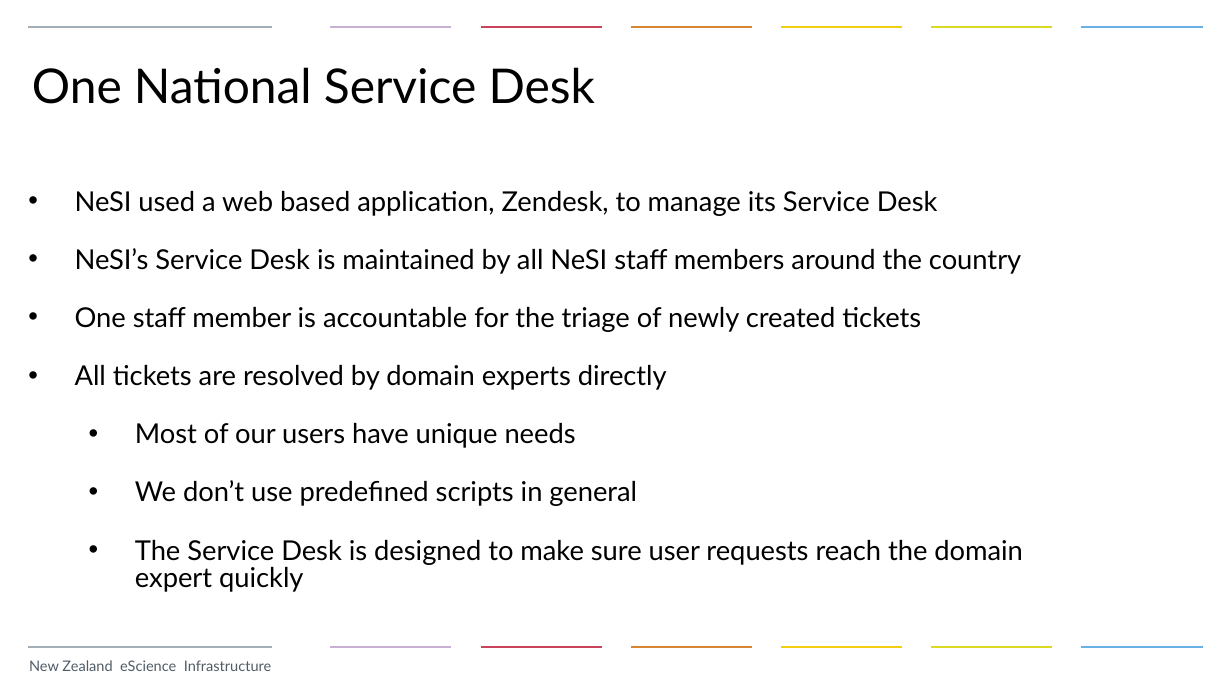
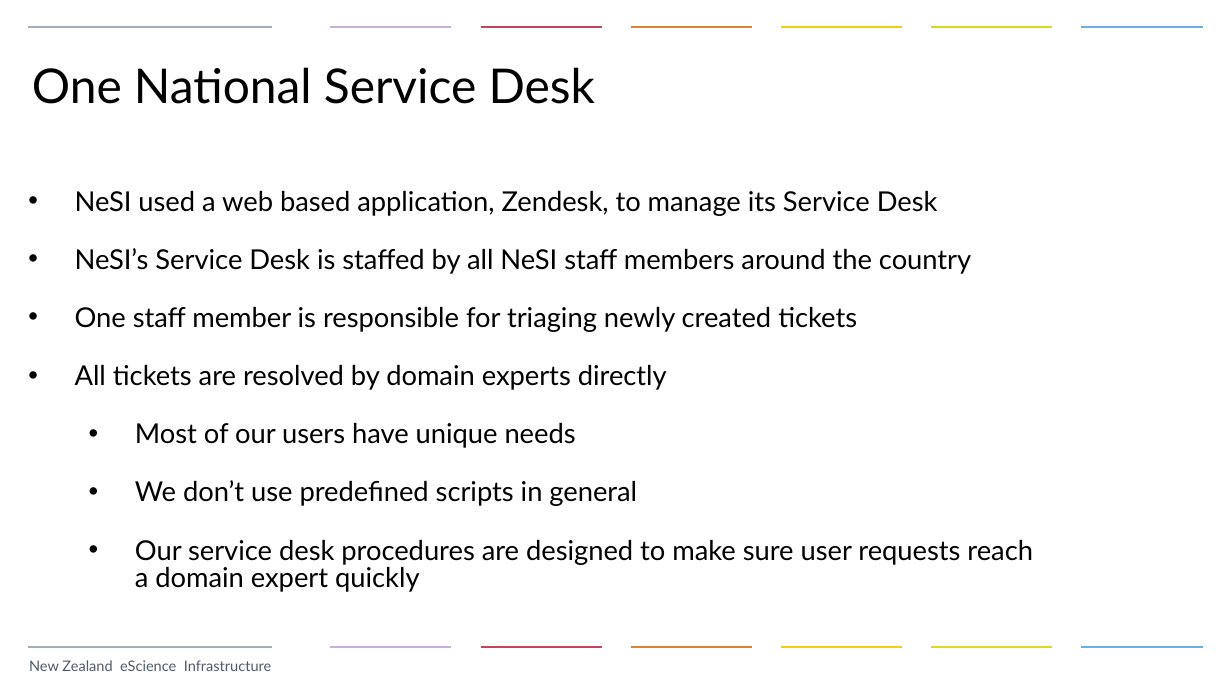
Before and after one commit to nesi/eResearch-NZ-2015, a slide deck: slide 3 of NeSI_I_Have_a Problem_and_I_Need_Support/NeSI_Service_Desk.pptx. Drawn at 1232x693 pixels with LibreOffice and Linux fonts; fonts in the diff are those of the drawing; background and template pictures are left out. Boxes give left, top, right and bottom in pixels: in the first picture for what was removed or moved away, otherwise in the second. Text is boxed around its words. In the diff, an @@ line names an element or a change of style, - is before the commit and + after.

```diff
--- a/NeSI_I_Have_a Problem_and_I_Need_Support/NeSI_Service_Desk.pptx
+++ b/NeSI_I_Have_a Problem_and_I_Need_Support/NeSI_Service_Desk.pptx
@@ text at [75, 248, 971, 332]: text changed @@
-• NeSI’s Service Desk is maintained by all NeSI staff members around the country
-• One staff member is accountable for the triage of newly created tickets
+• NeSI’s Service Desk is staffed by all NeSI staff members around the country
+• One staff member is responsible for triaging newly created tickets
@@ text at [135, 540, 1033, 592]: text changed @@
-  • The Service Desk is designed to make sure user requests reach the domain expert quickly
+  • Our service desk procedures are designed to make sure user requests reach a domain expert quickly
```
Also in this commit, not shown: 3 other slides changed, 2 other files.
